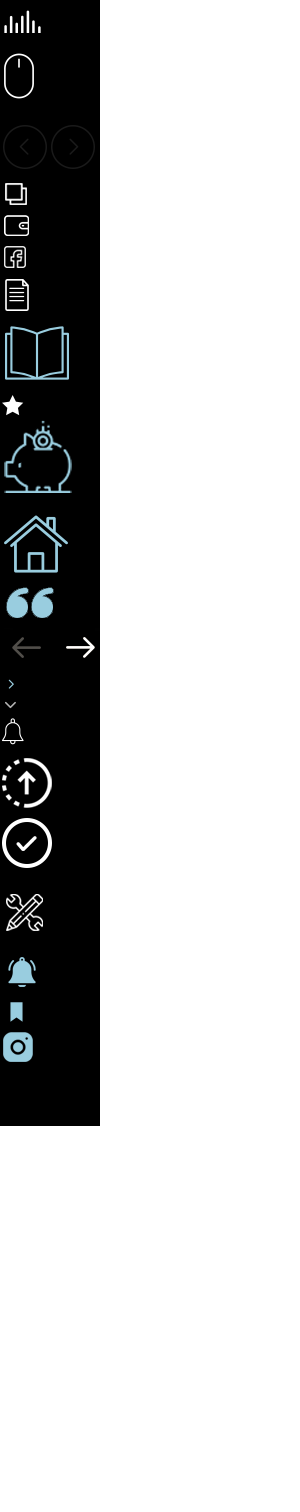
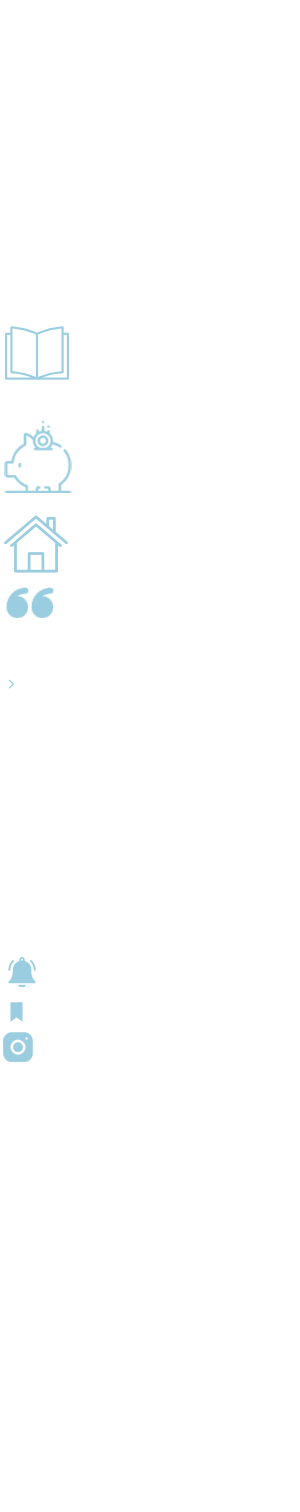
Two versions of the same layered image (300 x 1512). Layer-by-layer changes:
added layer "arrow-left copy" in group "Artboard 1" over [65, 638, 93, 659]
added layer "arrow-left" (70%) in group "Artboard 1" over [12, 637, 40, 658]
hid "arrows" over [0, 628, 100, 668]
"Forma 1 copy": opacity 10% → 100% over [51, 125, 95, 169]
"Forma 1" (1st of 5, in "Artboard 1"): opacity 10% → 100% over [3, 125, 47, 169]
hid "Layer 1" over [0, 0, 100, 1126]
